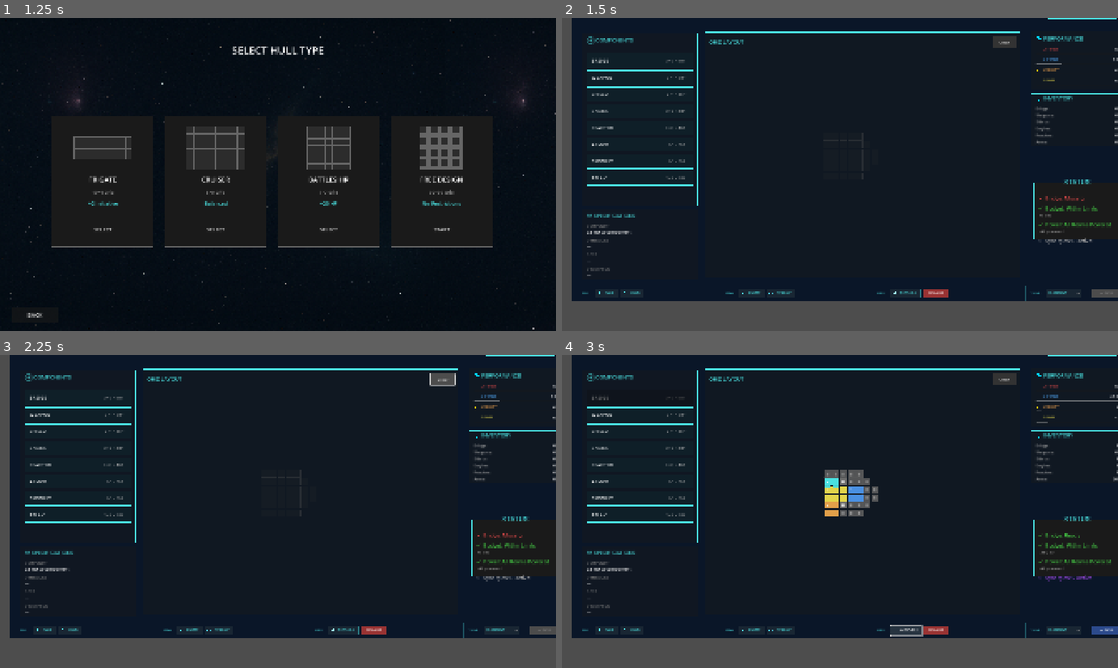
Above: before the commit, frames 1-4 (two rows, left to right).
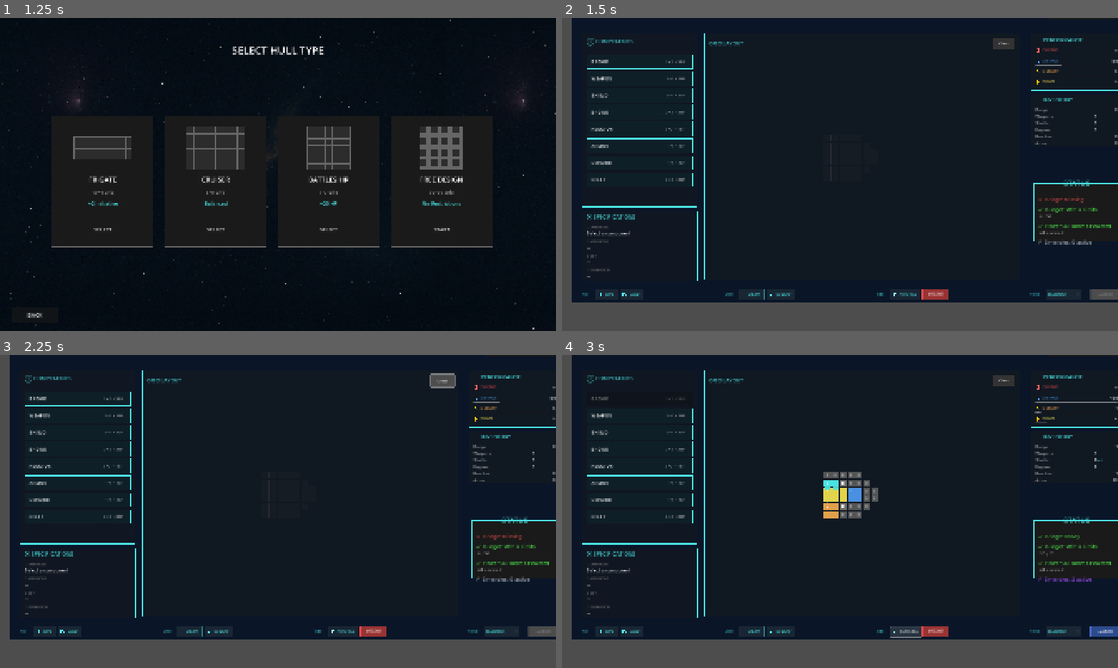
Above: after the commit, the same moments.

Repository: cautiouskurns/Startship-Designer
Game: Godot game, scene res://scenes/mission/MissionSelect.tscn
Same seed, same stepped clock (60 frames per second), same inputs: the game is played once before the commit and once after it. Sound files missing from this copy of the repository are replaced by a short silence.
Inputs:
- Up to frame 1 (1.25 s): click "PATROL DUTY" at 0.5 s
- Up to frame 2 (1.5 s): click "BACK" at 1.25 s
- Up to frame 3 (2.25 s): click "Clear" at 2 s
- Up to frame 4 (3 s): click "AUTO-FILL" at 2.75 s

Frame 1 is identical in both runs. In frame 2, 4.8% of the frame differs, in the area x 1-100%, y 0-91%; in frame 3, 4.8%; in frame 4, 5.4%.

Commit message:
feat: Enhance SynergyGuidePanel to display synergy bonuses alongside room counts

Diff:
--- a/scenes/designer/components/SynergyGuidePanel.tscn
+++ b/scenes/designer/components/SynergyGuidePanel.tscn
@@ -89,10 +89,14 @@
 theme_override_font_sizes/font_size = 13
 text = "Weapons:"
 
-[node name="WeaponsValue" type="Label" parent="VBoxContainer/ContentMargin/ContentContainer/WeaponsRow"]
+[node name="WeaponsValue" type="RichTextLabel" parent="VBoxContainer/ContentMargin/ContentContainer/WeaponsRow"]
+custom_minimum_size = Vector2(80, 0)
 layout_mode = 2
-theme_override_colors/font_color = Color(1, 1, 1, 1)
-theme_override_font_sizes/font_size = 13
+theme_override_colors/default_color = Color(1, 1, 1, 1)
+theme_override_font_sizes/normal_font_size = 13
+bbcode_enabled = true
+fit_content = true
+scroll_active = false
 text = "0"
 
 [node name="ShieldsRow" type="HBoxContainer" parent="VBoxContainer/ContentMargin/ContentContainer"]
@@ -105,10 +109,14 @@
 theme_override_font_sizes/font_size = 13
 text = "Shields:"
 
-[node name="ShieldsValue" type="Label" parent="VBoxContainer/ContentMargin/ContentContainer/ShieldsRow"]
+[node name="ShieldsValue" type="RichTextLabel" parent="VBoxContainer/ContentMargin/ContentContainer/ShieldsRow"]
+custom_minimum_size = Vector2(80, 0)
 layout_mode = 2
-theme_override_colors/font_color = Color(1, 1, 1, 1)
-theme_override_font_sizes/font_size = 13
+theme_override_colors/default_color = Color(1, 1, 1, 1)
+theme_override_font_sizes/normal_font_size = 13
+bbcode_enabled = true
+fit_content = true
+scroll_active = false
 text = "0"
 
 [node name="EnginesRow" type="HBoxContainer" parent="VBoxContainer/ContentMargin/ContentContainer"]
@@ -121,10 +129,14 @@
 theme_override_font_sizes/font_size = 13
 text = "Engines:"
 
-[node name="EnginesValue" type="Label" parent="VBoxContainer/ContentMargin/ContentContainer/EnginesRow"]
+[node name="EnginesValue" type="RichTextLabel" parent="VBoxContainer/ContentMargin/ContentContainer/EnginesRow"]
+custom_minimum_size = Vector2(80, 0)
 layout_mode = 2
-theme_override_colors/font_color = Color(1, 1, 1, 1)
-theme_override_font_sizes/font_size = 13
+theme_override_colors/default_color = Color(1, 1, 1, 1)
+theme_override_font_sizes/normal_font_size = 13
+bbcode_enabled = true
+fit_content = true
+scroll_active = false
 text = "0"
 
 [node name="ReactorsRow" type="HBoxContainer" parent="VBoxContainer/ContentMargin/ContentContainer"]
--- a/scenes/main/Main.tscn
+++ b/scenes/main/Main.tscn
@@ -5,7 +5,7 @@
 [node name="Main" type="Node"]
 
 [node name="ShipDesigner" parent="." instance=ExtResource("1")]
-offset_left = 37.0
-offset_top = -101.0
-offset_right = 37.0
-offset_bottom = -101.0
+offset_left = 36.0
+offset_top = -97.0
+offset_right = 36.0
+offset_bottom = -97.0
--- a/scripts/designer/ShipDesigner.gd
+++ b/scripts/designer/ShipDesigner.gd
@@ -639,7 +639,7 @@
 				# Mark as created
 				created_synergies[synergy_key] = true
 
-	# Update inventory panel with room counts (converted from synergy panel)
+	# Update inventory panel with room counts AND synergy data
 	var room_counts = {
 		RoomData.RoomType.BRIDGE: 0,
 		RoomData.RoomType.WEAPON: 0,
@@ -654,7 +654,13 @@
 		if room_counts.has(room.room_type):
 			room_counts[room.room_type] += 1
 
-	synergy_guide_panel.update_synergy_counts(room_counts)
+	# Calculate synergy bonuses for subtle display
+	var temp_ship = ShipData.from_designer_grid(main_grid.get_all_tiles(), placed_rooms, main_grid.grid_width, main_grid.grid_height, secondary_grid)
+	var synergy_bonuses = temp_ship.calculate_synergy_bonuses()
+	var synergy_counts = synergy_bonuses["counts"]
+
+	# Pass both room counts and synergy data to panel
+	synergy_guide_panel.update_inventory(room_counts, synergy_counts)
 
 ## Pulse power lines brightness, update cost indicator, and handle WASD panning
 func _process(_delta):
--- a/scripts/designer/SynergyGuidePanel.gd
+++ b/scripts/designer/SynergyGuidePanel.gd
@@ -3,31 +3,54 @@
 
 ## Panel displaying inventory of placed components
 
-## References to value labels
+## References to value labels (some are RichTextLabel for synergy display)
 @onready var bridge_value: Label = $VBoxContainer/ContentMargin/ContentContainer/BridgeRow/BridgeValue
-@onready var weapons_value: Label = $VBoxContainer/ContentMargin/ContentContainer/WeaponsRow/WeaponsValue
-@onready var shields_value: Label = $VBoxContainer/ContentMargin/ContentContainer/ShieldsRow/ShieldsValue
-@onready var engines_value: Label = $VBoxContainer/ContentMargin/ContentContainer/EnginesRow/EnginesValue
+@onready var weapons_value: RichTextLabel = $VBoxContainer/ContentMargin/ContentContainer/WeaponsRow/WeaponsValue
+@onready var shields_value: RichTextLabel = $VBoxContainer/ContentMargin/ContentContainer/ShieldsRow/ShieldsValue
+@onready var engines_value: RichTextLabel = $VBoxContainer/ContentMargin/ContentContainer/EnginesRow/EnginesValue
 @onready var reactors_value: Label = $VBoxContainer/ContentMargin/ContentContainer/ReactorsRow/ReactorsValue
 @onready var armor_value: Label = $VBoxContainer/ContentMargin/ContentContainer/ArmorRow/ArmorValue
 
-## Update inventory counts from room counts dictionary
-func update_synergy_counts(room_counts: Dictionary):
-	# This function is called from ShipDesigner with room counts
-	# We keep the same function name for compatibility
-	update_inventory_counts(room_counts)
+## Update inventory with room counts and synergy bonuses
+func update_inventory(room_counts: Dictionary, synergy_counts: Dictionary = {}):
+	# Weapons: Show count + FIRE_RATE and DURABILITY synergies
+	if weapons_value:
+		var count = room_counts.get(RoomData.RoomType.WEAPON, 0)
+		var fire_rate = synergy_counts.get(RoomData.SynergyType.FIRE_RATE, 0)
+		var durability = synergy_counts.get(RoomData.SynergyType.DURABILITY, 0)
+		var synergy_total = fire_rate + durability
 
-## Update inventory counts
-func update_inventory_counts(room_counts: Dictionary):
+		weapons_value.text = str(count)
+		if synergy_total > 0:
+			weapons_value.text += " [font_size=10][color=#E2904A](+%d)[/color][/font_size]" % synergy_total
+
+	# Shields: Show count + SHIELD_CAPACITY synergies
+	if shields_value:
+		var count = room_counts.get(RoomData.RoomType.SHIELD, 0)
+		var shield_cap = synergy_counts.get(RoomData.SynergyType.SHIELD_CAPACITY, 0)
+
+		shields_value.text = str(count)
+		if shield_cap > 0:
+			shields_value.text += " [font_size=10][color=#4AE2E2](+%d)[/color][/font_size]" % shield_cap
+
+	# Engines: Show count + INITIATIVE synergies
+	if engines_value:
+		var count = room_counts.get(RoomData.RoomType.ENGINE, 0)
+		var initiative = synergy_counts.get(RoomData.SynergyType.INITIATIVE, 0)
+
+		engines_value.text = str(count)
+		if initiative > 0:
+			engines_value.text += " [font_size=10][color=#4A90E2](+%d)[/color][/font_size]" % initiative
+
+	# Bridge, Reactors, Armor: No synergies, just show count
 	if bridge_value:
 		bridge_value.text = str(room_counts.get(RoomData.RoomType.BRIDGE, 0))
-	if weapons_value:
-		weapons_value.text = str(room_counts.get(RoomData.RoomType.WEAPON, 0))
-	if shields_value:
-		shields_value.text = str(room_counts.get(RoomData.RoomType.SHIELD, 0))
-	if engines_value:
-		engines_value.text = str(room_counts.get(RoomData.RoomType.ENGINE, 0))
 	if reactors_value:
 		reactors_value.text = str(room_counts.get(RoomData.RoomType.REACTOR, 0))
 	if armor_value:
 		armor_value.text = str(room_counts.get(RoomData.RoomType.ARMOR, 0))
+
+## Backward compatibility wrapper (old function name)
+func update_synergy_counts(room_counts: Dictionary):
+	# Call new function without synergy data
+	update_inventory(room_counts, {})
